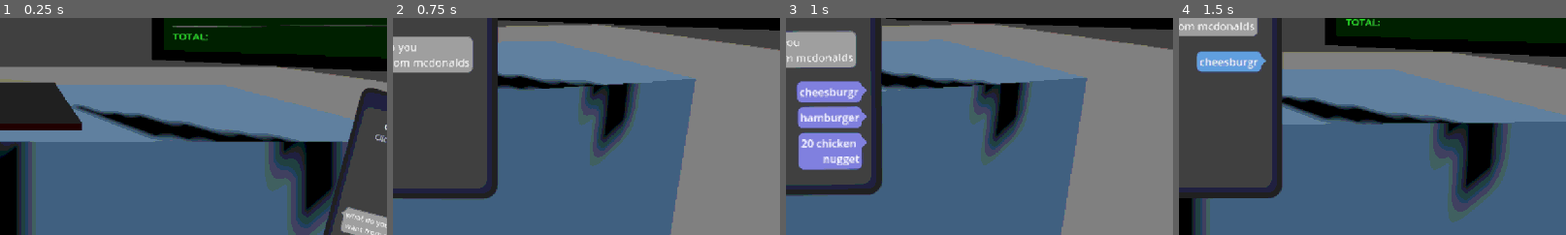
Above: before the commit, frames 1-4 (left to right).
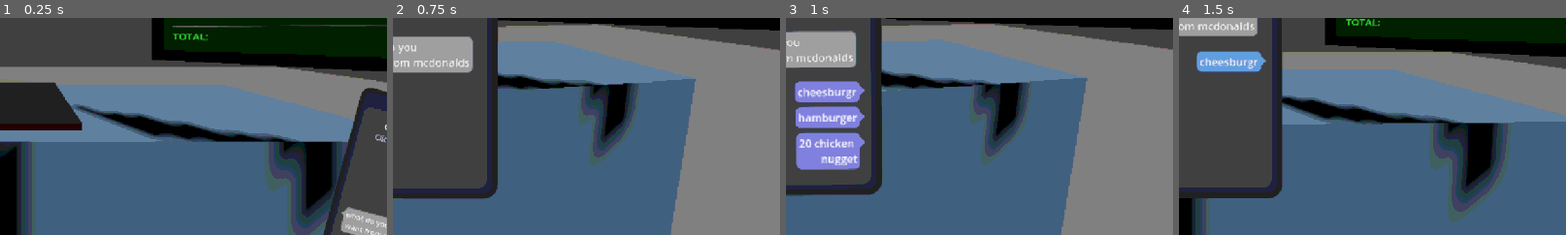
Above: after the commit, the same moments.

Repository: Filkspline/LastShift
Game: Godot game, scene res://scenes/testmain.tscn
Same seed, same stepped clock (60 frames per second), same inputs: the game is played once before the commit and once after it.
Inputs (mouse positions are % of the whole screen's width and height, from its top left):
- Up to frame 1 (0.25 s): no input
- Up to frame 2 (0.75 s): click (98, 92) at 0.5 s
- Up to frame 3 (1 s): no input
- Up to frame 4 (1.5 s): click (54, 65) at 1.27 s
The pictures show only the part of the screen within x 48-97%, y 47-97%; the shares and areas given below are measured in that part.

Frames 1-2 are identical in both runs. In frame 3, 2.4% of the frame differs, in the area x 2-22%, y 29-71%; in frame 4, nothing differs.

Commit message:
feat: extra style classes for skin of wsms

Diff:
--- a/last-shift-ver-1/scenes/phone.tscn
+++ b/last-shift-ver-1/scenes/phone.tscn
@@ -85,7 +85,6 @@
 char_width_of_box = 12
 slide_to_the_right = -60.0
 offset = Vector2(-80, -30)
-choices_offset = Vector2(3, 0)
 
 [node name="Notch" type="Panel" parent="PhoneBody"]
 layout_mode = 0
--- a/last-shift-ver-1/wSMS/message_queue.gd
+++ b/last-shift-ver-1/wSMS/message_queue.gd
@@ -5,9 +5,12 @@
 @export var image_directory: String = "res://wSMS/resources/images/"
 @export var script_directory: String = "res://wSMS/resources/scripts/"
 @export_subgroup("Widget Scenes")
+## Skin for text message
 @export var text_scene: PackedScene
+## Skin for image message
 @export var img_scene: PackedScene
-@export var choice_scene: PackedScene
+## Skin for choice button
+@export var choice_button_scene: PackedScene
 
 @export_subgroup("Textbox Options")
 ## Cap the amount of held message objects
@@ -51,6 +54,8 @@
 	$VBox.position += Vector2(20, -$VBox.get_theme_constant("separation")*6)
 	choice_box_y = $VBox.position.y+(5)*$VBox.get_theme_constant("separation")
 	TextBox.max_chars = char_width_of_box
+
+	$ChoiceSelect.choice_button_scene = choice_button_scene
 
 ## Load a file (starts from script directory)
 func load_file(file_name: String):
--- a/last-shift-ver-1/wSMS/message_queue.tscn
+++ b/last-shift-ver-1/wSMS/message_queue.tscn
@@ -1,8 +1,9 @@
-[gd_scene load_steps=7 format=3 uid="uid://b41eclpfyicld"]
+[gd_scene load_steps=8 format=3 uid="uid://b41eclpfyicld"]
 
 [ext_resource type="Script" uid="uid://ce06niwnpb8ue" path="res://wSMS/message_queue.gd" id="1_7mcbc"]
 [ext_resource type="PackedScene" uid="uid://cnsj05jug3i8" path="res://wSMS/widgets/text_box.tscn" id="2_004ke"]
 [ext_resource type="PackedScene" uid="uid://cv03hm7tsnwe0" path="res://wSMS/widgets/image_box.tscn" id="3_ee3qx"]
+[ext_resource type="PackedScene" uid="uid://cniwpj1wojlxa" path="res://wSMS/widgets/choice_button.tscn" id="4_4gcg1"]
 [ext_resource type="Script" uid="uid://clxkiugid6bxa" path="res://wSMS/variables.gd" id="4_004ke"]
 [ext_resource type="PackedScene" uid="uid://bseme7yri5afk" path="res://wSMS/widgets/choice_select.tscn" id="4_fe37w"]
 [ext_resource type="Script" uid="uid://vi6tckl083ht" path="res://wSMS/scenes.gd" id="5_ee3qx"]
@@ -17,7 +18,7 @@
 script = ExtResource("1_7mcbc")
 text_scene = ExtResource("2_004ke")
 img_scene = ExtResource("3_ee3qx")
-choice_scene = ExtResource("4_fe37w")
+choice_button_scene = ExtResource("4_4gcg1")
 time_between_messages = 2.0
 
 [node name="VBox" type="VBoxContainer" parent="."]
--- /dev/null
+++ b/last-shift-ver-1/wSMS/rpg_message_display.tscn
@@ -0,0 +1,18 @@
+[gd_scene load_steps=2 format=3 uid="uid://dsfqmkxk5jy07"]
+
+[ext_resource type="Script" uid="uid://ce06niwnpb8ue" path="res://wSMS/message_queue.gd" id="1_xi8u0"]
+
+[node name="RpgMessageDisplay" type="Control"]
+layout_mode = 3
+anchors_preset = 15
+anchor_right = 1.0
+anchor_bottom = 1.0
+grow_horizontal = 2
+grow_vertical = 2
+
+[node name="MessageQueue" type="Control" parent="."]
+anchors_preset = 0
+offset_right = 40.0
+offset_bottom = 40.0
+script = ExtResource("1_xi8u0")
+metadata/_custom_type_script = "uid://ce06niwnpb8ue"
--- /dev/null
+++ b/last-shift-ver-1/wSMS/widgets/rpg_style/rpg_choice_button.gd
@@ -0,0 +1,2 @@
+extends ChoiceButton
+# how fun
--- /dev/null
+++ b/last-shift-ver-1/wSMS/widgets/rpg_style/rpg_choice_button.tscn
@@ -0,0 +1,29 @@
+[gd_scene load_steps=4 format=3 uid="uid://dfd8djcmukikj"]
+
+[ext_resource type="Script" uid="uid://cq8ayoa2gvmuh" path="res://wSMS/widgets/rpg_style/rpg_choice_button.gd" id="1_rb7hk"]
+[ext_resource type="PackedScene" uid="uid://b8j65ecv303q1" path="res://wSMS/widgets/rpg_style/rpg_text_box.tscn" id="2_2pfuy"]
+
+[sub_resource type="StyleBoxFlat" id="StyleBoxFlat_4j6xf"]
+bg_color = Color(0.6, 0.6, 0.6, 0)
+
+[node name="RpgChoiceButton" type="Control"]
+layout_mode = 3
+anchors_preset = 15
+anchor_right = 1.0
+anchor_bottom = 1.0
+grow_horizontal = 2
+grow_vertical = 2
+script = ExtResource("1_rb7hk")
+metadata/_custom_type_script = "uid://ch4ikosaxfp81"
+
+[node name="Message" parent="." instance=ExtResource("2_2pfuy")]
+layout_mode = 1
+
+[node name="Button" type="Button" parent="."]
+layout_mode = 0
+offset_right = 240.0
+offset_bottom = 23.0
+theme_type_variation = &"FlatButton"
+theme_override_styles/focus = SubResource("StyleBoxFlat_4j6xf")
+
+[connection signal="pressed" from="Button" to="." method="_on_pressed"]
--- /dev/null
+++ b/last-shift-ver-1/wSMS/widgets/rpg_style/rpg_text_box.gd
@@ -0,0 +1,19 @@
+class_name RpgTextBox
+extends TextBox
+
+func setup(text: String, is_you: bool):
+	assert(!_is_setup, "Cannot set up multiple times")
+	self.is_you = is_you
+
+	# Display
+	$Box.size.y = 0
+	$Box/Label.text = format_text(text)
+
+	# Setting up variables
+	size = $Box/Label.size
+	custom_minimum_size = size
+	chars = text.length() if text.length()<= max_chars else max_chars
+	$Box/Label.add_theme_font_size_override("normal_font_size", font_size)
+
+func _clipped_pos()->float: return $Box.position.x - $Box.size.x-16
+func slide(x_change: int): slide_amnt = x_change
--- /dev/null
+++ b/last-shift-ver-1/wSMS/widgets/rpg_style/rpg_text_box.tscn
@@ -0,0 +1,35 @@
+[gd_scene load_steps=3 format=3 uid="uid://b8j65ecv303q1"]
+
+[ext_resource type="Script" uid="uid://63fkaub26vn7" path="res://wSMS/widgets/rpg_style/rpg_text_box.gd" id="1_welc3"]
+
+[sub_resource type="StyleBoxFlat" id="StyleBoxFlat_oujpd"]
+content_margin_left = 8.0
+content_margin_top = 2.0
+content_margin_right = 8.0
+content_margin_bottom = 2.0
+bg_color = Color(0.11858138, 0.11858139, 0.11858132, 1)
+
+[node name="RpgTextBox" type="Control"]
+layout_mode = 3
+anchors_preset = 5
+anchor_left = 0.5
+anchor_right = 0.5
+offset_left = -120.0
+offset_right = 120.0
+offset_bottom = 23.0
+grow_horizontal = 2
+script = ExtResource("1_welc3")
+
+[node name="Box" type="PanelContainer" parent="."]
+custom_minimum_size = Vector2(240, 23)
+layout_mode = 0
+offset_right = 240.0
+offset_bottom = 23.0
+theme_override_styles/panel = SubResource("StyleBoxFlat_oujpd")
+
+[node name="Label" type="RichTextLabel" parent="Box"]
+layout_mode = 2
+text = "efrvedrg"
+fit_content = true
+scroll_active = false
+autowrap_mode = 0
Not shown, added: last-shift-ver-1/wSMS/widgets/rpg_style/rpg_choice_button.gd.uid
Not shown, added: last-shift-ver-1/wSMS/widgets/rpg_style/rpg_text_box.gd.uid
